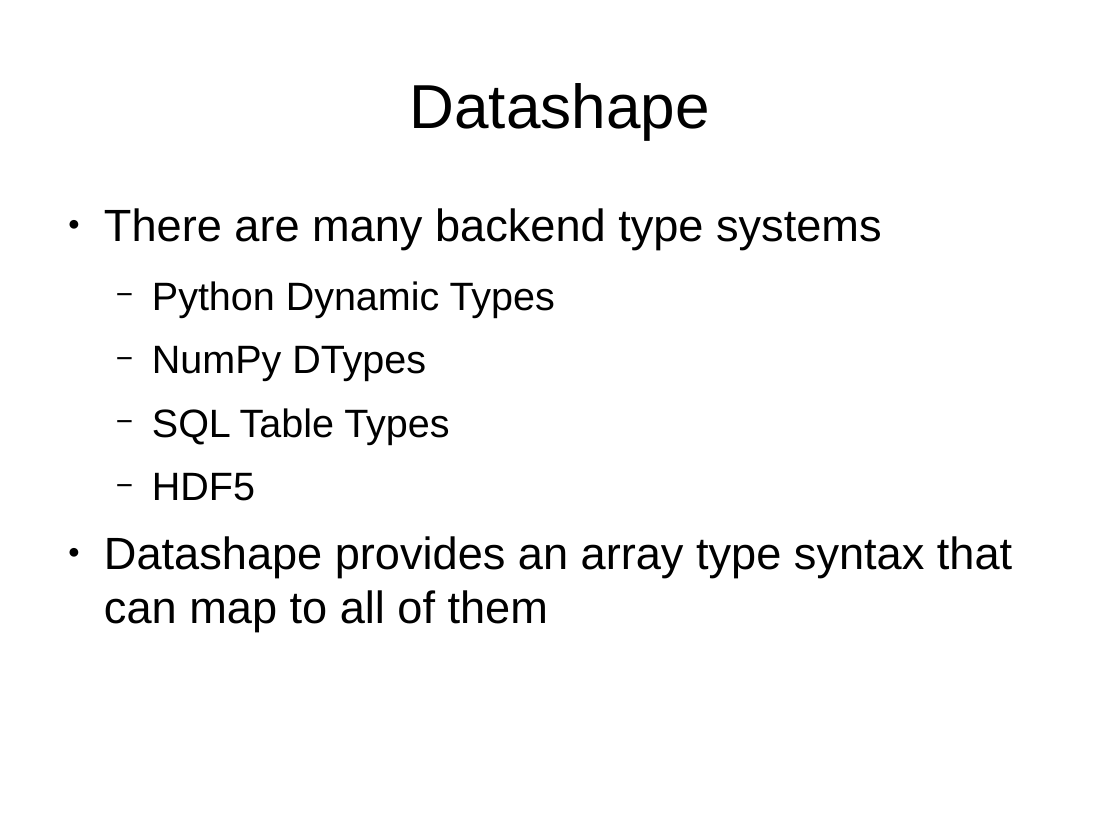
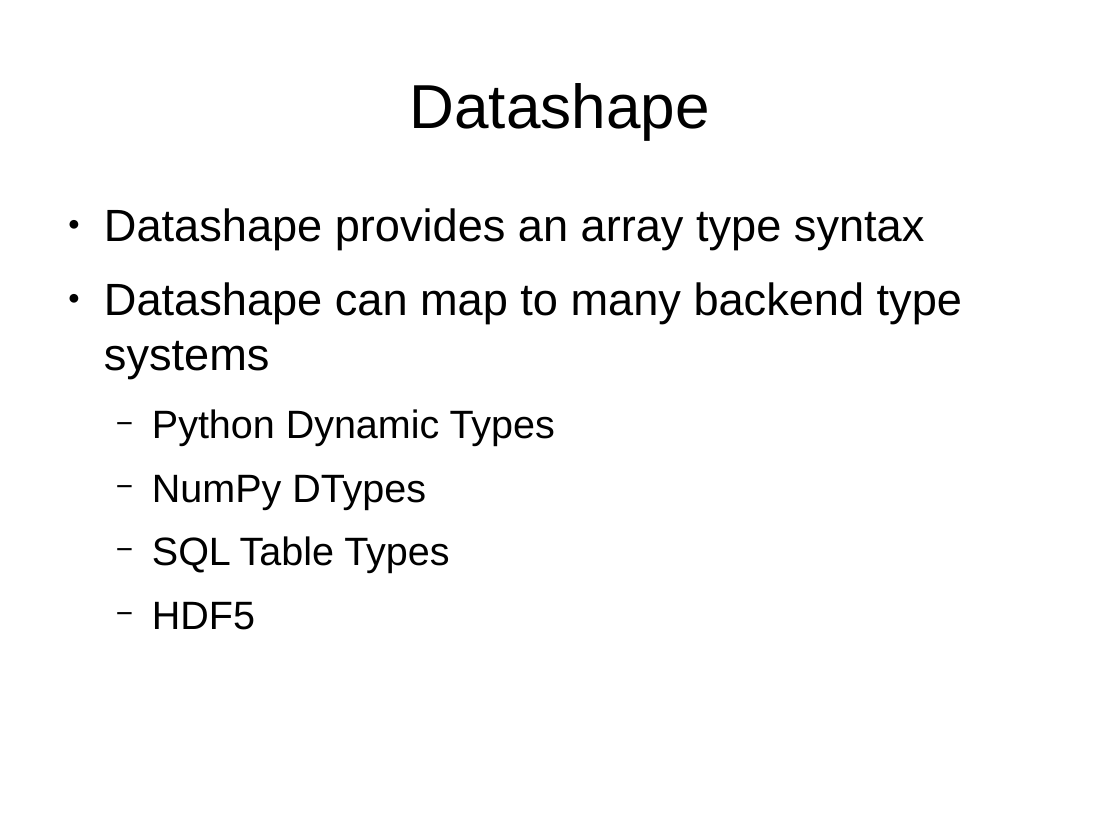
Before and after one commit to mrocklin/blaze-scipy-2014, a slide deck: slide 29 of SciPy2014Blaze.odp (slide 26 before the commit). Drawn at 1120x840 pixels with LibreOffice and Linux fonts; fonts in the diff are those of the drawing; background and template pictures are left out. Boxes give left, top, right and bottom in pixels: in the first picture for what was removed or moved away, otherwise in the second. Text is boxed around its words. In the diff, an @@ line names an element or a change of style, - is before the commit and + after.

```diff
--- a/SciPy2014Blaze.odp
+++ b/SciPy2014Blaze.odp
@@ text at <box>104,208,962,378</box>: text changed @@
-● There are many backend type systems
+● Datashape provides an array type syntax
+● Datashape can map to many backend type systems
@@ text at <box>104,536,1012,632</box>: paragraph removed @@
-● Datashape provides an array type syntax that can map to all of them
```
Also in this commit, not shown: 7 other slides changed, 3 slides added.
